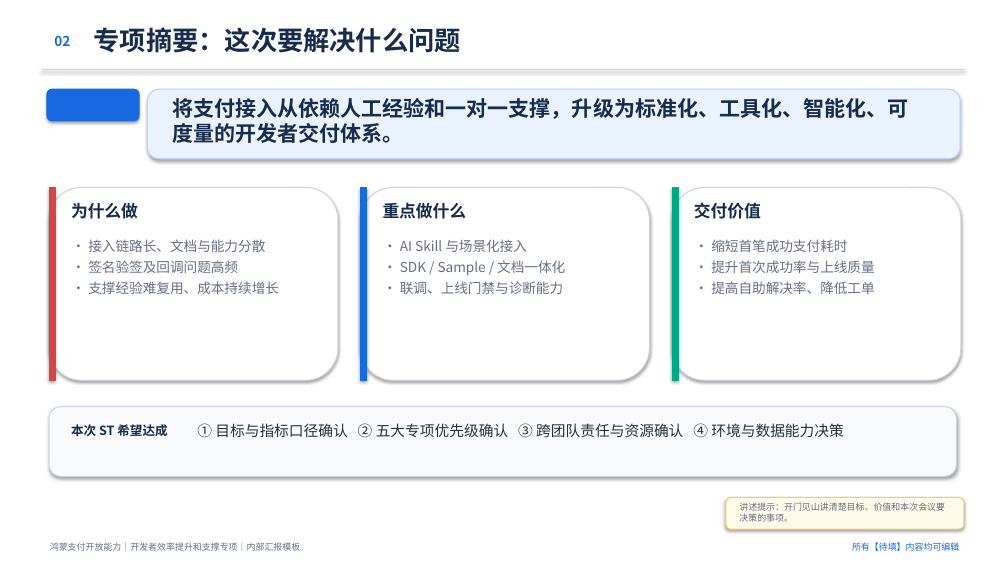
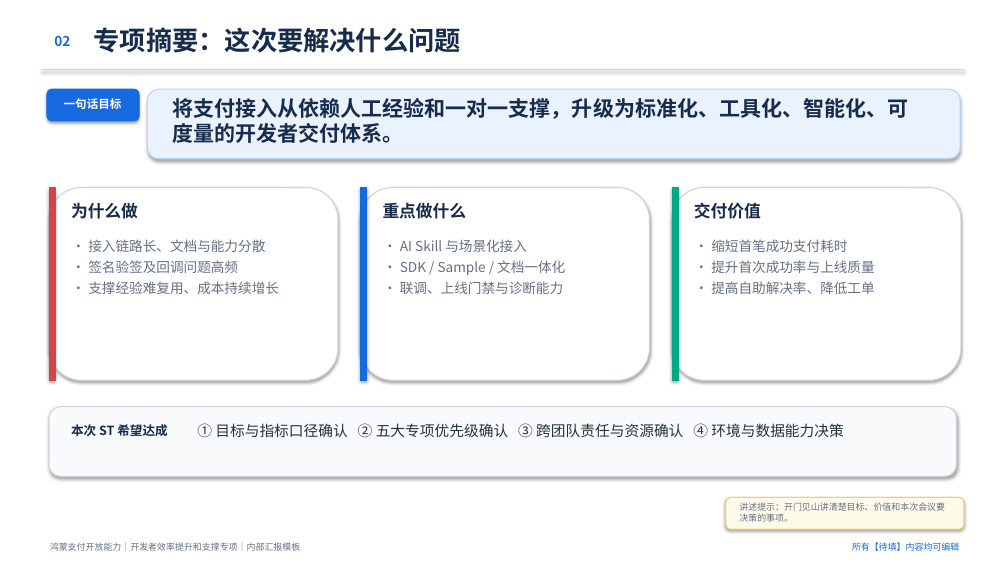
Before and after one commit to w450434204/Cursor, a slide deck: slide 2 of 鸿蒙支付开发者效率提升专项_ST汇报模板.pptx. Drawn at 1008x567 pixels with LibreOffice and Linux fonts; fonts in the diff are those of the drawing. Boxes give left, top, right and bottom in pixels: in the first picture for what was removed or moved away, otherwise in the second. Text is boxed around its words. In the diff, an @@ line names an element or a change of style, - is before the commit and + after.

```diff
--- a/鸿蒙支付开发者效率提升专项_ST汇报模板.pptx
+++ b/鸿蒙支付开发者效率提升专项_ST汇报模板.pptx
@@ text added at box(64, 98, 122, 109), 11 pt, text #FFFFFF, bold @@
+一句话目标
```
Also in this commit, not shown: 1 other slide changed, 1 other file.
